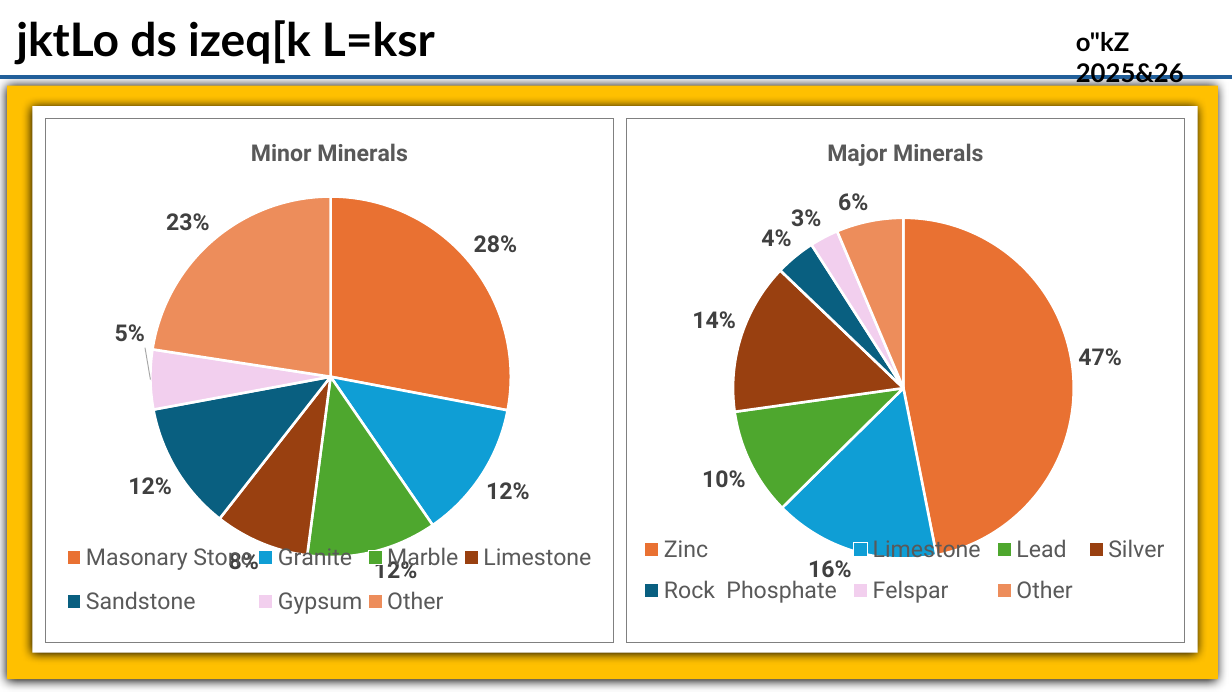
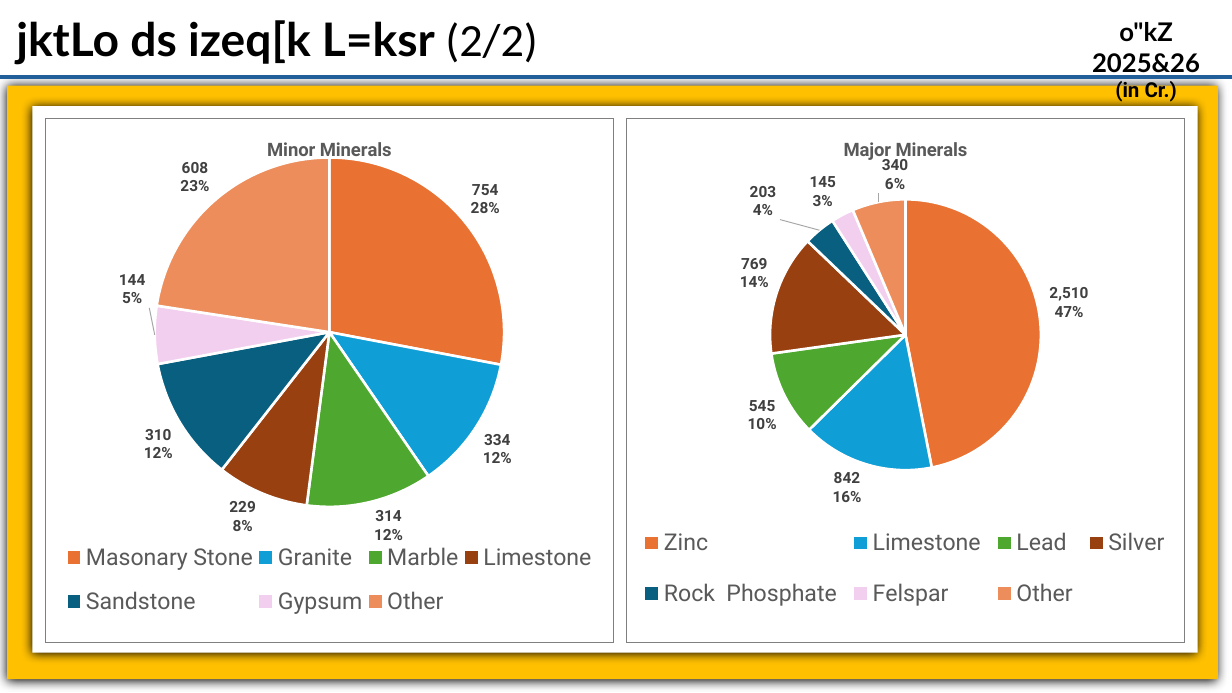
Before and after one commit to ITMSAnalyticsTeam/Common_Folder, a slide deck: slide 4 of HCM_Meeting_5_5_2026.pptx. Drawn at 1232x693 pixels with LibreOffice and Linux fonts; fonts in the diff are those of the drawing. Boxes give left, top, right and bottom in pixels: in the first picture for what was removed or moved away, otherwise in the second. Text is boxed around its words. In the diff, an @@ line names an element or a change of style, - is before the commit and + after.

```diff
--- a/HCM_Meeting_5_5_2026.pptx
+++ b/HCM_Meeting_5_5_2026.pptx
@@ text at (16, 20, 538, 64): text changed @@
-jktLo ds izeq[k L=ksr
+jktLo ds izeq[k L=ksr (2/2)
@@ text "o"kZ 2025&26": place and size @@
-text "o"kZ 2025&26" at (1076, 32, 1184, 87)
+text "o"kZ 2025&26" at (1092, 22, 1200, 102)
@@ text at (1092, 22, 1200, 77): alignment left to centre @@
@@ text at (1115, 78, 1177, 102): paragraph added @@
+(in Cr.)
@@ pie chart at (45, 118, 614, 642) @@
-Series 1: 28, 12, 12, 8, 12, 5, 23
+Series 1: 754, 334, 314, 229, 310, 144, 608
@@ data labels of Series 1 changed @@
@@ plot area changed @@
@@ lettering changed @@
@@ pie chart at (627, 118, 1185, 642) @@
-Series 1: 47, 16, 10, 14, 4, 3, 6
+Series 1: 2509.88, 841.66, 544.56, 769.01, 202.56, 145.15, 340.38
@@ data labels of Series 1 changed @@
@@ plot area changed @@
```
Also in this commit, not shown: 9 other slides changed, 1 other file.
